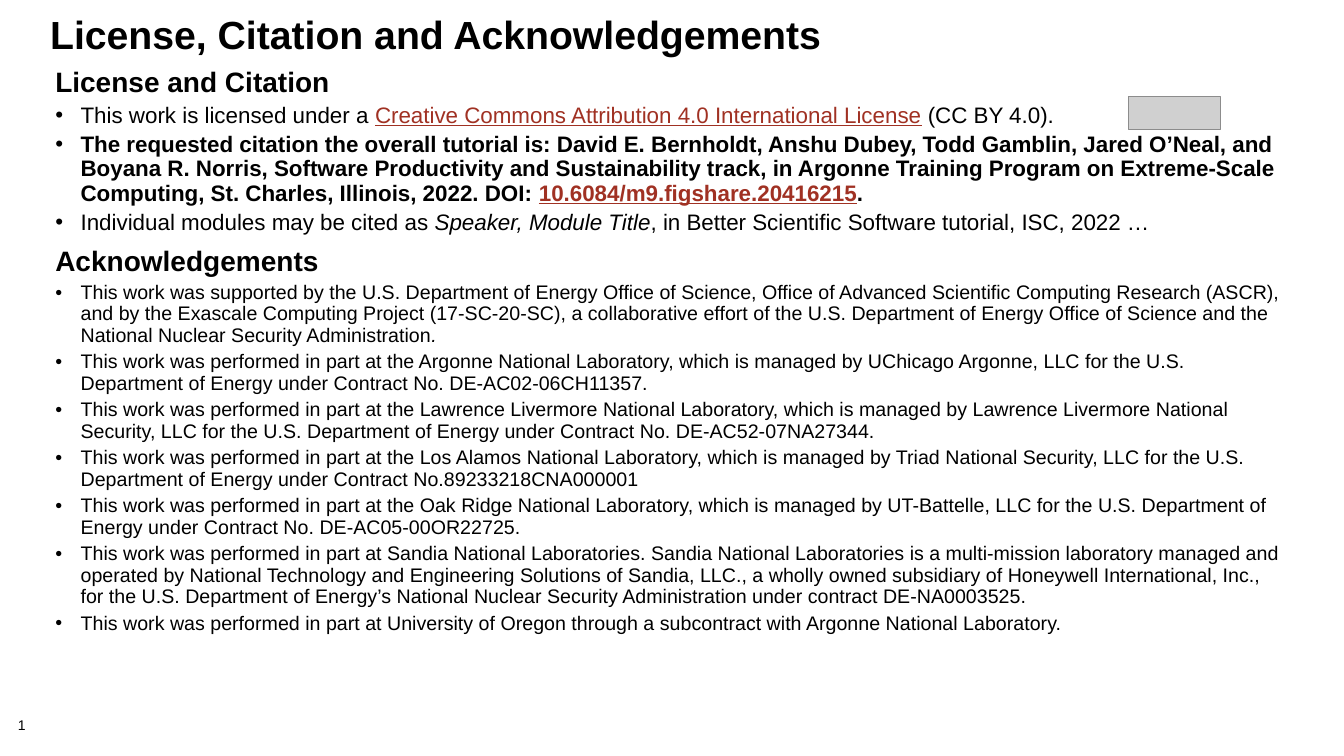
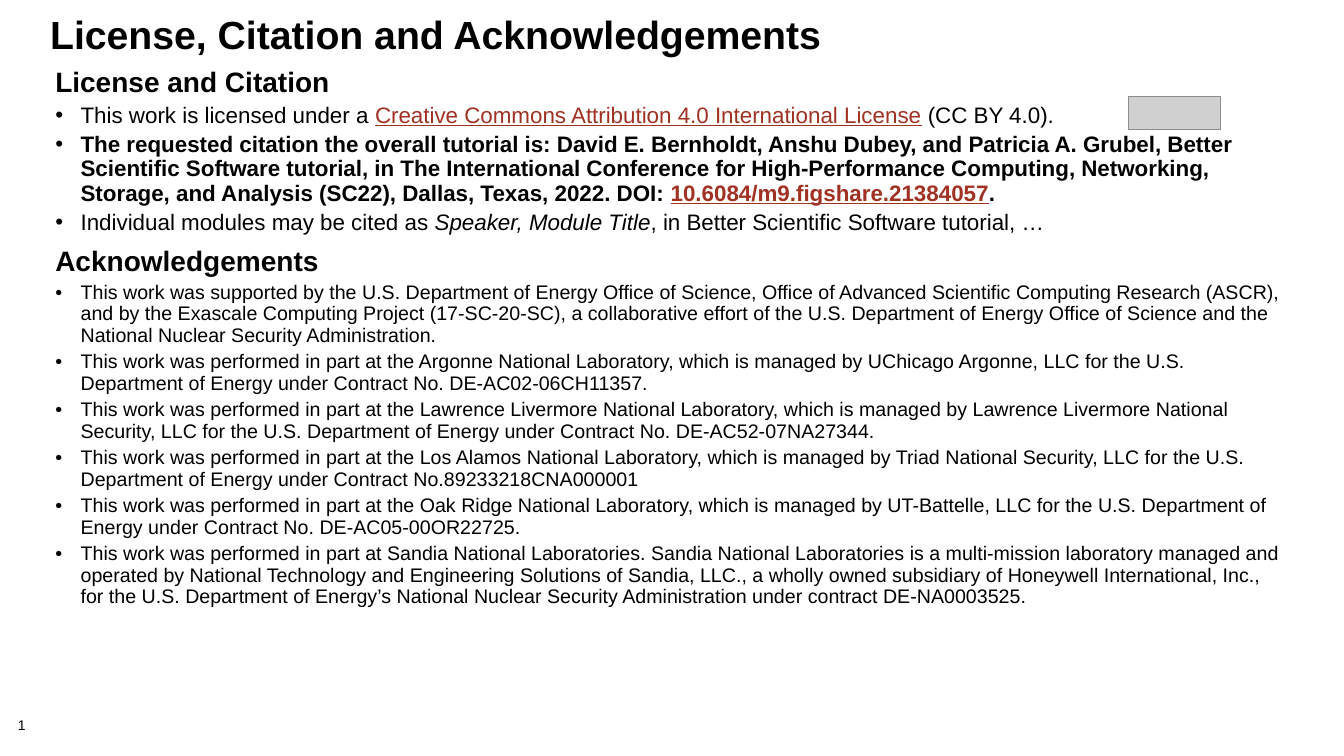
Before and after one commit to bssw-tutorial/presentations, a slide deck: slide 1 of license-master.pptx. Drawn at 1344x756 pixels with LibreOffice and Linux fonts; fonts in the diff are those of the drawing; grey boxes stand for pictures; background and template pictures are left out. Boxes give left, top, right and bottom in pixels: in the first picture for what was removed or moved away, otherwise in the second. Text is boxed around its words. In the diff, an @@ line names an element or a change of style, - is before the commit and + after.

```diff
--- a/license-master.pptx
+++ b/license-master.pptx
@@ text at box(81, 135, 1232, 235): text changed @@
-• The requested citation the overall tutorial is: David E. Bernholdt, Anshu Dubey, Todd Gamblin, Jared O’Neal, and Boyana R. Norris, Software Productivity and Sustainability track, in Argonne Training Program on Extreme-Scale Computing, St. Charles, Illinois, 2022. DOI: 10.6084/m9.figshare.20416215.
-• Individual modules may be cited as Speaker, Module Title, in Better Scientific Software tutorial, ISC, 2022 …
+• The requested citation the overall tutorial is: David E. Bernholdt, Anshu Dubey, and Patricia A. Grubel, Better Scientific Software tutorial, in The International Conference for High-Performance Computing, Networking, Storage, and Analysis (SC22), Dallas, Texas, 2022. DOI: 10.6084/m9.figshare.21384057.
+• Individual modules may be cited as Speaker, Module Title, in Better Scientific Software tutorial, …
@@ text at box(81, 615, 1061, 634): paragraph removed @@
-• This work was performed in part at University of Oregon through a subcontract with Argonne National Laboratory.
```
Also in this commit, not shown: 2 other files.
